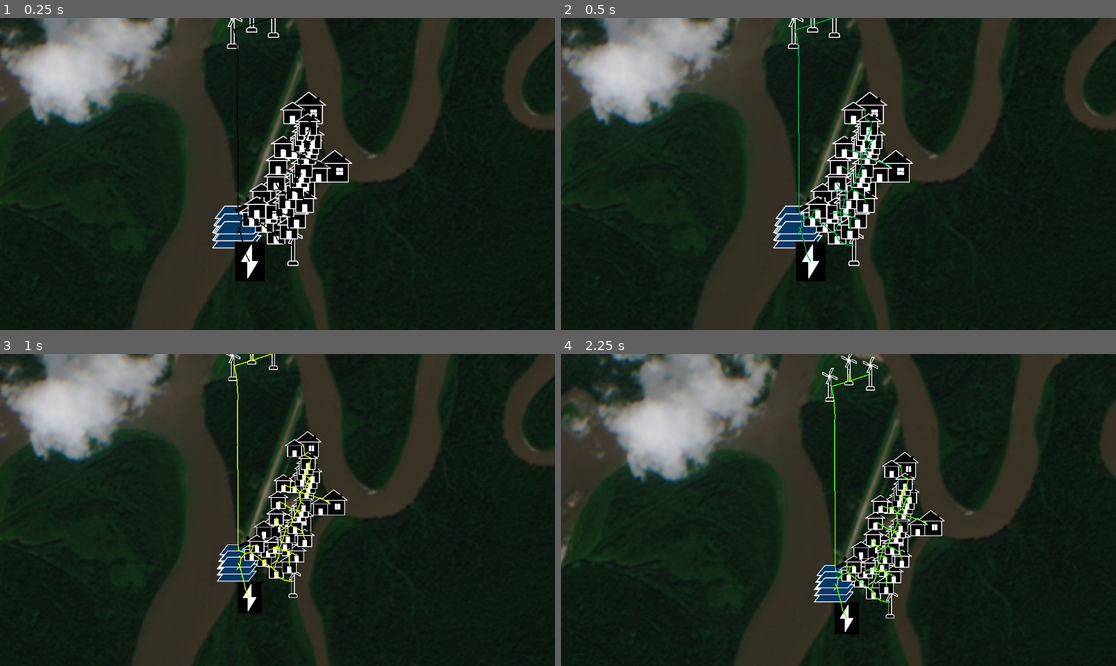
Above: before the commit, frames 1-4 (two rows, left to right).
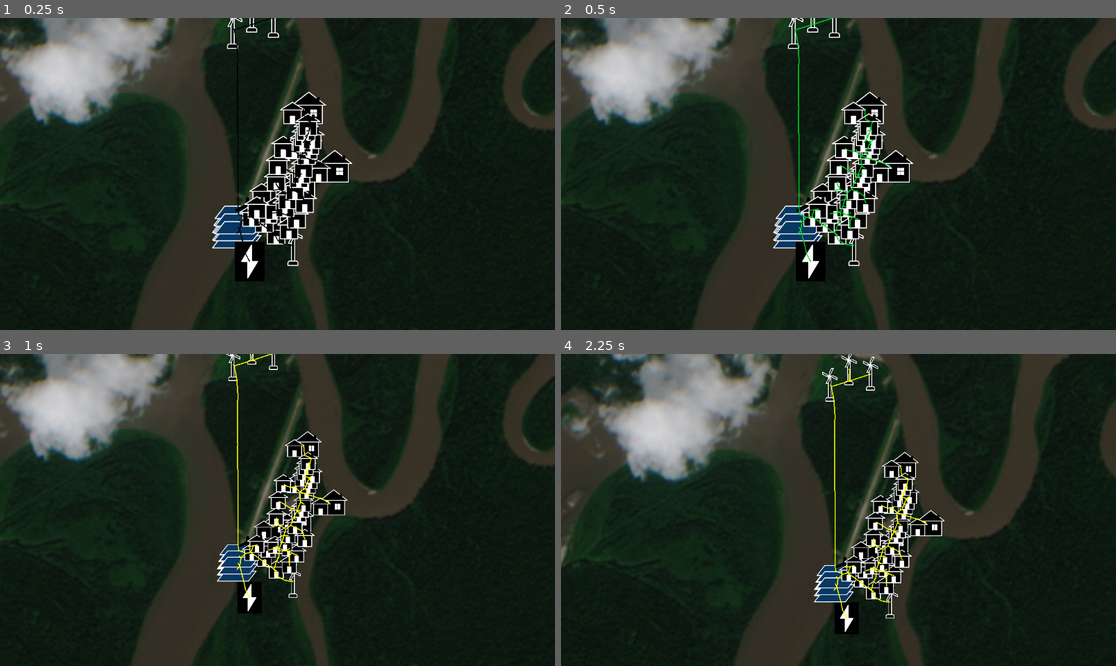
Above: after the commit, the same moments.

Repository: acmattson3/SymergySim
Game: Godot game, scene res://microgrid_simulation.tscn
Two runs of this game, one before a commit and one after it. Both use one fixed random seed, a clock stepped at 60 frames per second and the inputs below.
Inputs (mouse positions are in pixels of both pictures, inside the frame that each line leads up to):
- Up to frame 1 (0.25 s): no input
- Up to frame 2 (0.5 s): no input
- Up to frame 3 (1 s): move the mouse to (399, 494) at 0.52 s; click (399, 494) at 0.67 s
- Up to frame 4 (2.25 s): drag from (727, 525) to (810, 572) at 1.27 s; tap Enter at 2 s; move the mouse to (894, 441) at 2.02 s; click (894, 441) at 2.17 s

Frame 1 is identical in both runs. In frame 2, 0.3% of the frame differs, in the area x 41-60%, y 0-78%; in frame 3, 0.4%; in frame 4, 0.6%, in the area x 48-66%, y 4-85%.

Commit message:
Updated hydro and wind renewable power fluctuation.

Diff:
--- a/components/sources/renewable/renewable.gd
+++ b/components/sources/renewable/renewable.gd
@@ -4,8 +4,8 @@
 enum RenewableType { NONE, SOLAR, WIND, HYDRO }
 @export var renewable_type: RenewableType = RenewableType.NONE
 
-var update_interval := 30.0
-var update_elapsed  := 30.0
+var update_interval := 10.0
+var update_elapsed  := 10.0
 func _physics_process(delta: float) -> void:
 	super._physics_process(delta)
 	update_elapsed += delta
@@ -15,11 +15,32 @@
 			RenewableType.SOLAR:
 				max_power_out = max_power_rating*get_solar_radiation(get_latitude(), get_longitude())
 			RenewableType.WIND:
-				pass
+				var efficiency = 0.4 # Efficiency factor
+				var power_coefficient = 0.5 * efficiency
+				max_power_out = max_power_rating * power_coefficient * pow(get_wind_speed(), 3)
 			RenewableType.HYDRO:
-				pass
+				var flow = get_hydro_flow()
+				var efficiency = 0.8
+				var gravity = 9.81
+				var head_height = 2.0 # Height of water fall (m)
+				max_power_out = efficiency * flow * gravity * head_height
+				print("Attempted power: ", efficiency * flow * gravity * head_height)
+				print("Current power: ", max_power_out)
+				print("Current percent of max: ", max_power_out/max_power_rating)
 			_:
 				pass
+
+func get_wind_speed() -> float:
+	# Wind speed fluctuates with time of day, random variations, and max radiation
+	var base_speed = 1.2 + 1.2 * get_solar_radiation(get_latitude(), get_longitude()) # Scaled to typical values
+	var random_variation = 0.3*randf_range(-1.0, 1.0) # Random gusts
+	return max(base_speed + random_variation, 0.0) # Ensure non-negative wind speed
+
+func get_hydro_flow() -> float:
+	# Base flow with additional water from solar radiation (simulating snowmelt)
+	var base_flow = 5.0 + 0.3*randf_range(-1.0, 1.0) # Base river flow rate
+	var extra_flow = 2.0 * get_solar_radiation(get_latitude(), get_longitude()) # Scale influence of sunlight
+	return base_flow + extra_flow
 
 func get_solar_radiation(lat: float, lon: float) -> float:
 	var solar_angle = get_solar_angle(lat, lon)
--- a/components/sources/source_component.gd
+++ b/components/sources/source_component.gd
@@ -2,7 +2,9 @@
 class_name SourceComponent
 
 @export var max_power_rating: float = 1.0  # kW
-@onready var max_power_out: float = max_power_rating
+@onready var max_power_out: float = max_power_rating:
+	set(value):
+		max_power_out = min(max_power_rating, value)
 
 # PID controller gains.
 @export var Kp: float = 2.0
--- a/microgrid_simulation.tscn
+++ b/microgrid_simulation.tscn
@@ -23,7 +23,7 @@
 
 [node name="hydro_plant" parent="Components" instance=ExtResource("2_pg42q")]
 renewable_type = 3
-max_power_rating = 30.0
+max_power_rating = 100.0
 latitude = "61.7842926"
 longitude = "-156.5863759"
 type = 1
